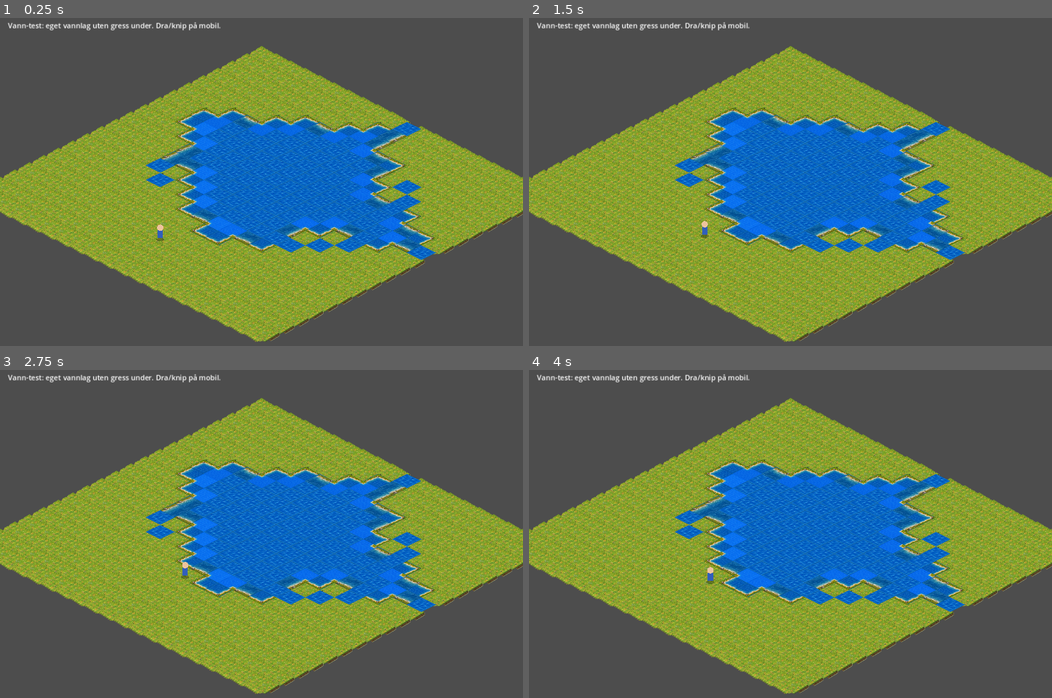
Above: before the commit, frames 1-4 (two rows, left to right).
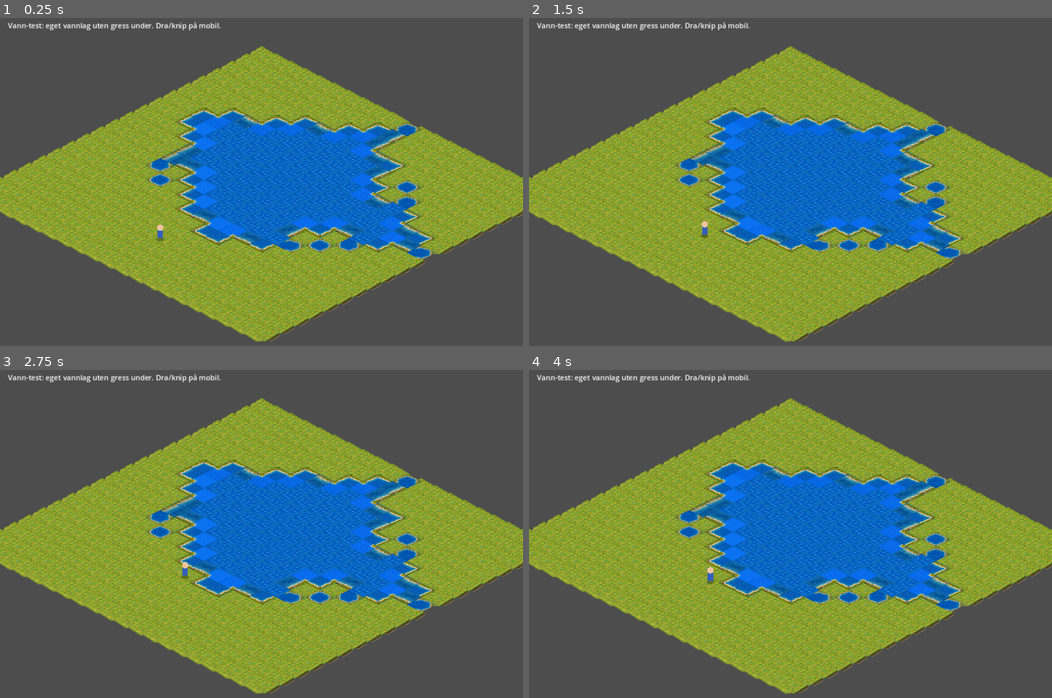
Above: after the commit, the same moments.

Repository: hkolberg/lille-gaardsliv
Game: Godot game, scene res://main.tscn
The game is run twice, just before and just after one commit, with the same random seed, the same clock (stepped at 60 frames per second) and the same inputs.
Inputs (mouse positions are in pixels of both pictures, inside the frame that each line leads up to):
- Up to frame 1 (0.25 s): no input
- Up to frame 2 (1.5 s): tap Enter at 0.5 s; move the mouse to (905, 175) at 0.52 s; hold D (move_right) 0.53-1.25 s; click (905, 175) at 0.67 s; drag from (685, 208) to (764, 260) at 1.27 s
- Up to frame 3 (2.75 s): move the mouse to (313, 468) at 2.02 s; hold D (move_right) from 2.03 s (still down)
- Up to frame 4 (4 s): release D (move_right) at 2.75 s; drag from (764, 612) to (633, 491) at 2.77 s; tap Space at 3.5 s; move the mouse to (947, 596) at 3.52 s; hold A (move_left) from 3.53 s (still down)

The runs differ from the first frame. In frame 1, 0.7% of the frame differs, in the area x 27-84%, y 31-74%; in frame 2, 0.7%; in frame 3, 0.7%; in frame 4, 0.7%.

Commit message:
Add missing water topology tiles

Diff:
--- a/godot/main.gd
+++ b/godot/main.gd
@@ -17,6 +17,7 @@
 const ASSET_ROOT_STRAIGHT_SHORES := "res://gaardsliv_straight_shore_edges_v1/"
 const ASSET_ROOT_OUTER_CORNERS := "res://gaardsliv_lake_outer_corners_v2/"
 const ASSET_ROOT_INNER_POINTS := "res://gaardsliv_water_inner_points_v3/"
+const ASSET_ROOT_MISSING_WATER := "res://gaardsliv_water_missing_tiles_v1/"
 const TILE_TEXTURE_ORIGIN := Vector2(48.0, 52.0)
 const PROP_TEXTURE_ORIGIN := Vector2(48.0, 108.0)
 
@@ -130,6 +131,15 @@
 		asset_textures["water_inner_point_%s" % suffix] = load(
 			ASSET_ROOT_INNER_POINTS + "water/inner_points/water_inner_point_%s.png" % suffix
 		)
+
+	# Structural water tiles for the remaining land-neighbour masks.
+	asset_textures["water_channel_ns"] = load(ASSET_ROOT_MISSING_WATER + "water/water_channel_ns_01.png")
+	asset_textures["water_channel_ew"] = load(ASSET_ROOT_MISSING_WATER + "water/water_channel_ew_01.png")
+	asset_textures["water_three_sides_north"] = load(ASSET_ROOT_MISSING_WATER + "water/water_three_sides_north.png")
+	asset_textures["water_three_sides_east"] = load(ASSET_ROOT_MISSING_WATER + "water/water_three_sides_east.png")
+	asset_textures["water_three_sides_south"] = load(ASSET_ROOT_MISSING_WATER + "water/water_three_sides_south.png")
+	asset_textures["water_three_sides_west"] = load(ASSET_ROOT_MISSING_WATER + "water/water_three_sides_west.png")
+	asset_textures["water_four_sides"] = load(ASSET_ROOT_MISSING_WATER + "water/water_four_sides.png")
 
 	# Keep v2 road textures available as emergency fallback while roads remain geometric.
 	for prefix in ["cobble", "gravel"]:
@@ -624,9 +634,25 @@
 		Dir.S | Dir.W:
 			return "water_outer_corner_w"
 
-	# Narrow tips, opposite banks and concave cases do not yet have a verified
-	# matching structural asset. Plain water avoids drawing land through a
-	# connected water surface while keeping those cases visible for inspection.
+		# Two opposite land neighbours = narrow channel / strait.
+		Dir.N | Dir.S:
+			return "water_channel_ns"
+		Dir.E | Dir.W:
+			return "water_channel_ew"
+
+		# Three land neighbours. Asset suffix names the open (water-connected) side.
+		Dir.E | Dir.S | Dir.W:
+			return "water_three_sides_north"
+		Dir.N | Dir.S | Dir.W:
+			return "water_three_sides_east"
+		Dir.N | Dir.E | Dir.W:
+			return "water_three_sides_south"
+		Dir.N | Dir.E | Dir.S:
+			return "water_three_sides_west"
+
+		Dir.N | Dir.E | Dir.S | Dir.W:
+			return "water_four_sides"
+
 	return "water_plain_v2"
 
 func _draw_forest_prop(x: int, y: int) -> void:
Binary file added: godot/gaardsliv_water_missing_tiles_v1/water/water_channel_ew_01.png
Binary file added: godot/gaardsliv_water_missing_tiles_v1/water/water_channel_ns_01.png
Binary file added: godot/gaardsliv_water_missing_tiles_v1/water/water_four_sides.png
Binary file added: godot/gaardsliv_water_missing_tiles_v1/water/water_three_sides_east.png
Binary file added: godot/gaardsliv_water_missing_tiles_v1/water/water_three_sides_north.png
Binary file added: godot/gaardsliv_water_missing_tiles_v1/water/water_three_sides_south.png
Binary file added: godot/gaardsliv_water_missing_tiles_v1/water/water_three_sides_west.png
